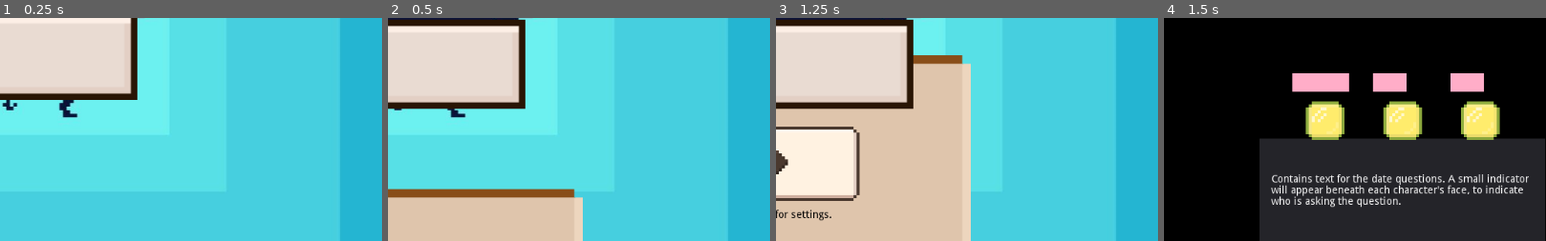
Above: before the commit, frames 1-4 (left to right).
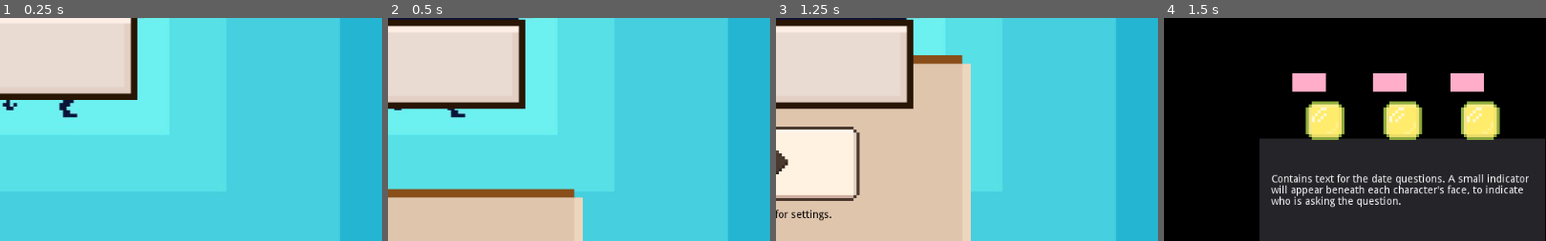
Above: after the commit, the same moments.

Repository: Clover10123/Subtraction
Game: Godot game, scene res://Scenes/MainScene.tscn
Same seed, same stepped clock (60 frames per second), same inputs: the game is played once before the commit and once after it.
Inputs (mouse positions are % of the whole screen's width and height, from its top left):
- Up to frame 1 (0.25 s): no input
- Up to frame 2 (0.5 s): no input
- Up to frame 3 (1.25 s): click (51, 100) at 0.5 s
- Up to frame 4 (1.5 s): click (51, 70) at 1.25 s
The pictures show only the part of the screen within x 50-100%, y 37-87%; the shares and areas given below are measured in that part.

Frames 1-3 are identical in both runs. In frame 4, 0.5% of the frame differs, in the area x 42-49%, y 24-34%.
Error after the commit: Parse Error: The function signature doesn't match the parent. Parent signature is: "Variant get(String)". (res://Scenes/Scripts/Dates.gd:26)

Commit message:
Refactor dates

Diff:
--- a/Scenes/GameScene.gd
+++ /dev/null
@@ -1,16 +0,0 @@
-extends Node2D
-
-
-# Declare member variables here. Examples:
-# var a = 2
-# var b = "text"
-
-
-# Called when the node enters the scene tree for the first time.
-func _ready():
-	pass # Replace with function body.
-
-
-# Called every frame. 'delta' is the elapsed time since the previous frame.
-#func _process(delta):
-#	pass
--- a/Scenes/GameScene.tscn
+++ b/Scenes/GameScene.tscn
@@ -55,7 +55,6 @@
 margin_bottom = -63.0
 step = 0.0
 value = 50.0
-exp_edit = true
 texture_progress = ExtResource( 8 )
 __meta__ = {
 "_edit_use_anchors_": false
--- /dev/null
+++ b/Scenes/Scripts/Dates.gd
@@ -0,0 +1,58 @@
+const Date = preload("res://Scenes/Scripts/Date.gd")
+const Types = preload("res://Scenes/Scripts/Types.gd")
+
+var dates = []
+
+var rng
+var character
+var modifier
+
+func _init(rand, chara, mod):
+	rng = rand
+	character = chara
+	modifier = mod
+	var start = rng.randi_range(0,3)
+	for i in range(0,2):
+		var d = Date.new()
+		d.attraction = character.attractiveness
+		d.element = (start+i)%4
+		dates.push_back(d)
+
+func update():
+	for i in range(0,dates.size()):
+		if(dates[i].attraction <= 0):
+			dates.remove(i)
+
+func get(i:int):
+	assert(i>=0)
+	assert(i<=2)
+	return dates[i]
+
+
+func printString():
+	for date in dates:
+		print("\tDate: " + str(date.attraction) + ", " + str(date.element))
+
+
+func addNewDates():
+	while(dates.size() < 3):
+		print("Too few dates")
+		var start = rng.randi_range(0, 3)
+		for i in range(0, 4):
+			var stop = true
+			for date in dates:
+				if(date.element == (i+start)%4):
+					stop = false
+					break
+			if(stop):
+				var d = Date.new()
+				d.attraction = character.attractiveness
+				d.element = (start+i)%4
+				dates.push_back(d)
+
+func processAnswer(e):
+	for date in dates:
+		if(Types.new().compatible(date.element, e)):
+			date.attraction += modifier
+		else:
+			date.attraction -= modifier
--- a/Scenes/Scripts/GameScene.gd
+++ b/Scenes/Scripts/GameScene.gd
@@ -2,6 +2,7 @@
 
 const Types = preload("res://Scenes/Scripts/Types.gd")
 const Date = preload("res://Scenes/Scripts/Date.gd")
+const Dates = preload("res://Scenes/Scripts/Dates.gd")
 const Question = preload("res://Scenes/Scripts/Question.gd")
 const Character = preload("res://Scenes/Scripts/Character.gd")
 onready var QUESTIONS_PATH = "res://questions.json"
@@ -17,18 +18,18 @@
 enum GameState {INTRO, PANEL, SPEED, OUTRO}
 
 var state = GameState.INTRO
-var dates = []
 var questions = []
 var answers = ["", ""]
 var character = Character.new()
 var roundNum = 0
 var questionCounter = 0
 var roundQuestionNumber = 0
-
+var dates
 
 
 func _ready():
 	rng.randomize()
+	randomize()
 	var file = File.new()
 	var err = file.open(QUESTIONS_PATH, File.READ)
 	print("File status: " + str(err))
@@ -47,58 +48,48 @@
 		for i in range(0,4):
 			q.ans[i] = item.answers[i]
 		questions.push_back(q)
-	gameLoop()
+	initIntro()
 
 func getCurrentQuestion():
 	return questions[(questionCounter+NUM_QUESTIONS-1)%NUM_QUESTIONS]
 
+func formatQuestion():
+	var val = roundQuestionNumber%6
+	if(val==0): return 6
+	return val
+
 func getQuestion():
 	var ret = questions[questionCounter%NUM_QUESTIONS]
+	roundQuestionNumber = (roundQuestionNumber+1)
 	questionCounter = questionCounter+1
 	return ret
 
 func updateDates():
-	$DatePanel/Date1Affection.set_value(dates[0].attraction)
-	$DatePanel/Date2Affection.set_value(dates[1].attraction)
-	$DatePanel/Date3Affection.set_value(dates[2].attraction)
-
-
+	$DatePanel/Date1Affection.set_value(dates.get(0).attraction)
+	$DatePanel/Date2Affection.set_value(dates.get(1).attraction)
+	$DatePanel/Date3Affection.set_value(dates.get(2).attraction)
+	dates.update()
 
 func initDating():
 	print("Init Dating")
 	questions.shuffle()
-	var start = rng.randi_range(0,3)
-	for i in range(0,2):
-		var d = Date.new()
-		d.attraction = character.attractiveness
-		d.element = (start+i)%4
-		dates.push_back(d)
+	dates = Dates.new(rng, character, modifier)
 	updateDates()
 	initRound()
 
 func initQuestion():
+	dates.printString()
 	var q = getQuestion()
 	print("Question is size: " + str(q.ans.size()))
-	$DatePanel/QuestionLabel.text = q.text
+	$DatePanel/QuestionLabel.text = "Question " + str(formatQuestion()) + ": " + q.text
 	answers[0] = rng.randi_range(0,3)
 	answers[1] = (answers[0]+rng.randi_range(1,3))%4
 	$AnswerPanel/Option1/Option1Label.text = q.ans[answers[0]]
 	$AnswerPanel/Option2/Option2Label.text = q.ans[answers[1]]
 
 func initRound():
-	while(dates.size() < 3):
-		var start = rng.randi_range(0, 3)
-		for i in range(0, 4):
-			var stop = true
-			for date in dates:
-				if(date.element == (i+start)%4):
-					stop = false
-					break
-			if(stop):
-				var d = Date.new()
-				d.attraction = character.attractiveness
-				d.element = (start+i)%4
-				dates.push_back(d)
+	print("Init round")
+	dates.addNewDates()
 	initQuestion()
 
 func initIntro():
@@ -106,35 +97,15 @@
 	state = GameState.PANEL
 	initDating()
 
-func gameLoop():
-	match state:
-		GameState.INTRO:
-			initIntro()
-		GameState.PANEL:
-			if(roundNum==0):
-				initDating()
-			if(roundQuestionNumber == 0):
-				initRound()
-			elif(roundQuestionNumber < ROUND_QUESTION_NUM):
-				initQuestion()
-
-
-func endRound():
-	print("End round")
-	roundQuestionNumber = 0
-	roundNum = roundNum+1
-
 func answer(e):
-	for date in dates:
-		if(Types.new().compatible(date.element, e)):
-			date.attraction += modifier
-		else:
-			date.attraction -= modifier
+	dates.processAnswer(e)
 	updateDates()
-	if(roundQuestionNumber < ROUND_QUESTION_NUM-1):
+	print("Question " + str(roundQuestionNumber))
+	if(formatQuestion()!=6):
 		initQuestion()
 	else:
-		endRound()
+		roundNum = roundNum+1
+		initRound()
 
 
 func _on_Option1_pressed():
Not shown: 3 places in Scenes/GameScene.tscn that only renumber resources
